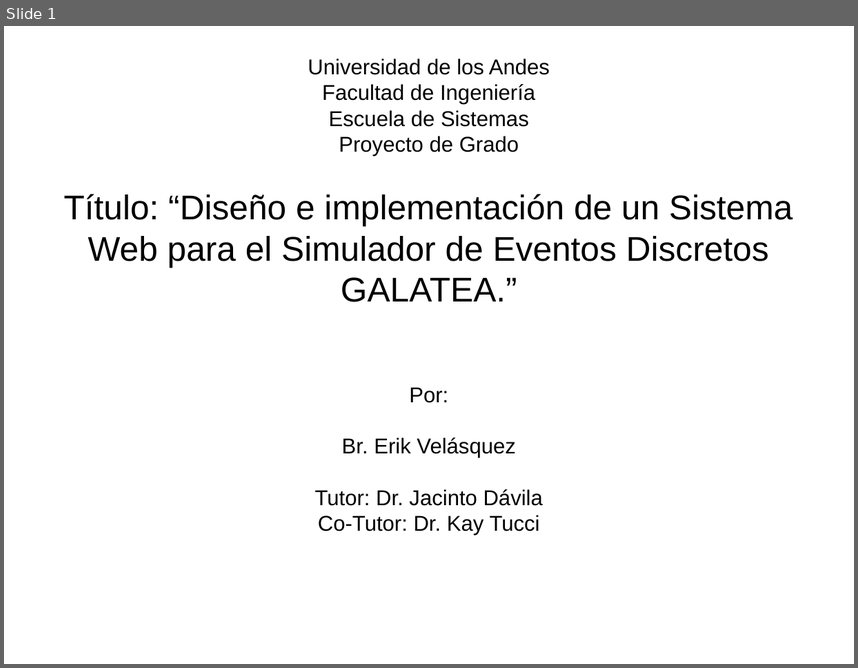
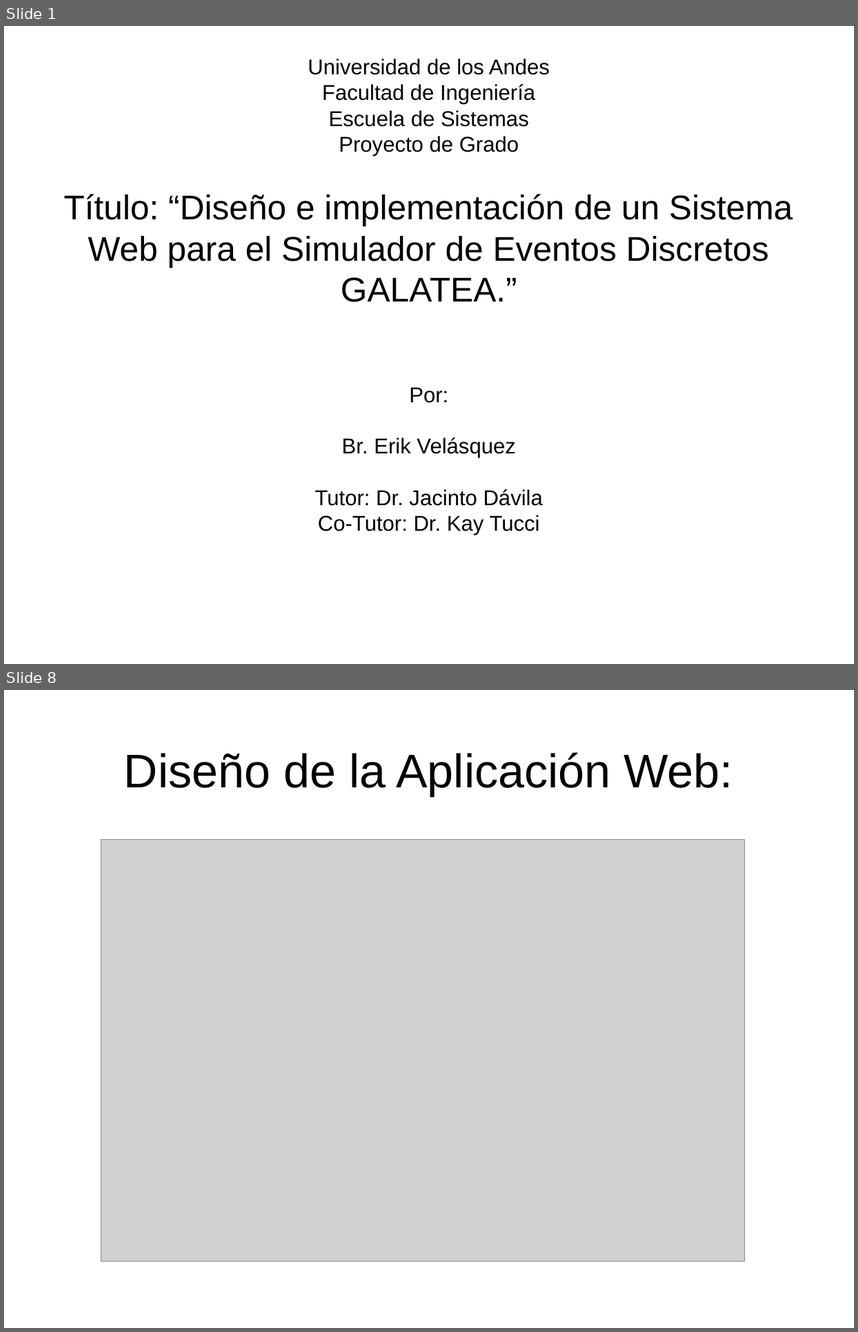
Before and after one commit to velasquezerik/tesis-doc, a slide deck: Presentacion/Presentacion Tesis.odp. Shown one above the other, each under a label of ours: slide 1 before the commit, slides 1 and 8 after it; the slides between them are not shown. The pictures are 858x668 and 858x1332 pixels, drawn with LibreOffice and Linux fonts; fonts in the diff are those of the drawing; grey boxes stand for pictures. Boxes give left, top, right and bottom in pixels: in the first picture for what was removed or moved away, otherwise in the second. Text is boxed around its words. In the diff, an @@ line names an element or a change of style, - is before the commit and + after.

```diff
--- a/Presentacion/Presentacion Tesis.odp
+++ b/Presentacion/Presentacion Tesis.odp
@@ slide 8 added at [4,690,854,1328], background #FFFFFF @@
@@ title added at [124,752,733,796], 44 pt, text #000000 @@
+Diseño de la Aplicación Web:
@@ picture added at [101,839,745,1261] @@
```
Also in this commit, not shown: 17 other slides added, 7 other files.
